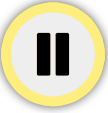
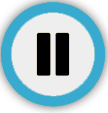
Layers edited between the first and the second 108x113 image:
painted on "Layer 1" over [1, 2, 105, 107]
